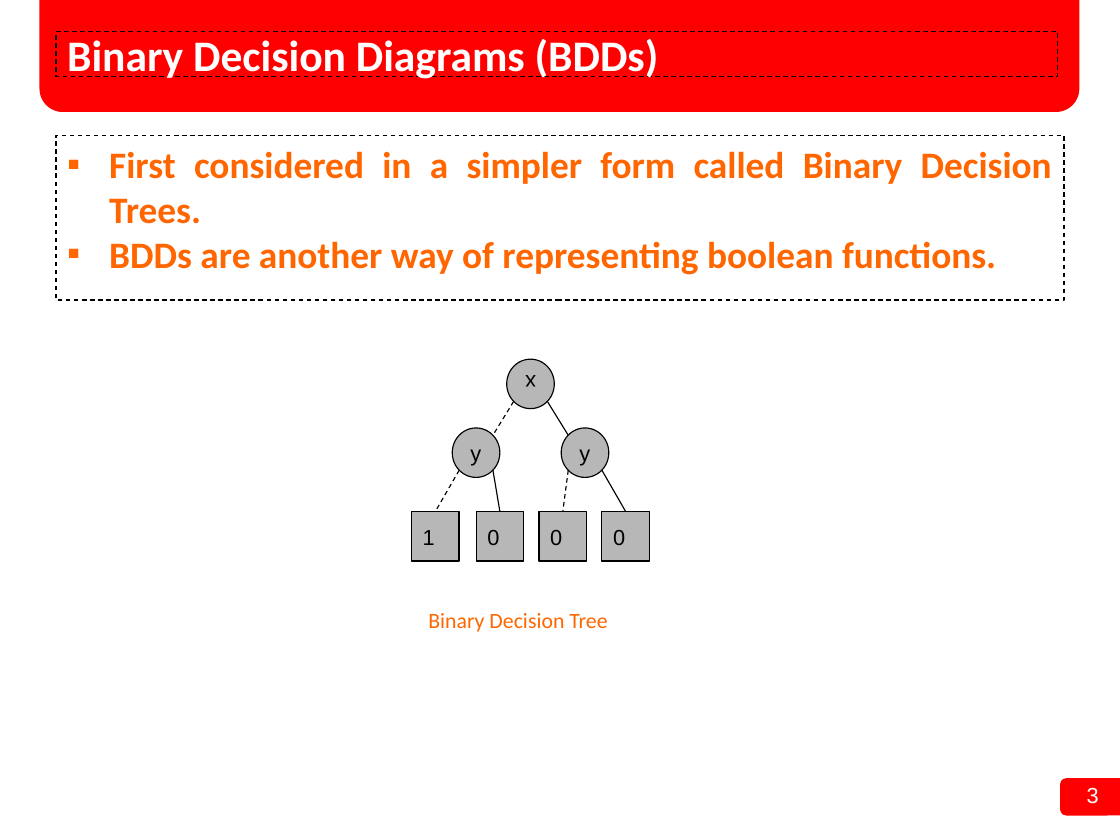
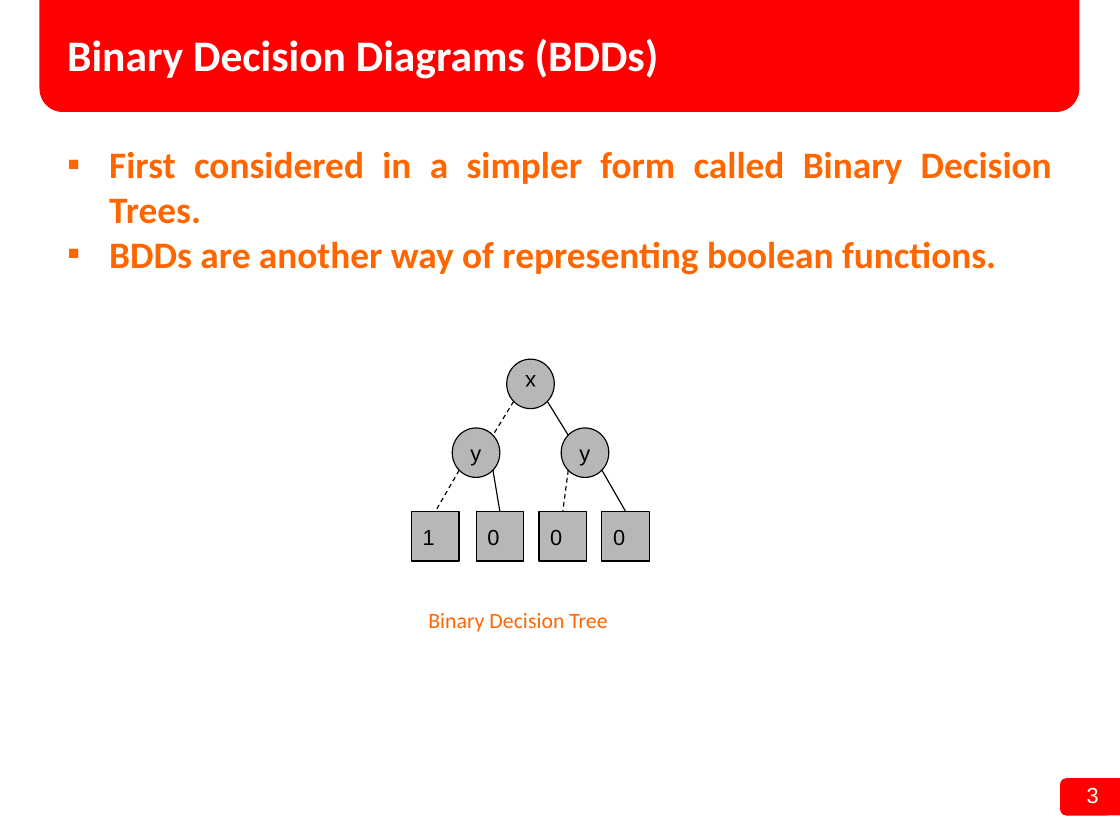
Before and after one commit to viniciuscosta10100/embuscados100milhoes, a slide deck: slide 3 of BDD/Seminário BDD.ppt.pptx. Drawn at 1120x840 pixels with LibreOffice and Linux fonts; fonts in the diff are those of the drawing; background and template pictures are left out. Boxes give left, top, right and bottom in pixels: in the first picture for what was removed or moved away, otherwise in the second. Text is boxed around its words. In the diff, an @@ line names an element or a change of style, - is before the commit and + after.

```diff
--- a/BDD/Seminário BDD.ppt.pptx
+++ b/BDD/Seminário BDD.ppt.pptx
@@ title "Binary Decision Diagrams (BDDs)": place and size @@
-title "Binary Decision Diagrams (BDDs)" at bbox=[56, 31, 1058, 76]
+title "Binary Decision Diagrams (BDDs)" at bbox=[67, 39, 659, 79]
@@ title "Binary Decision Diagrams (BDDs)" at bbox=[67, 39, 659, 79]: outline #000000 0.75 pt dashed to none @@
@@ text "First considered in a simpler ...": place and size @@
-text "First considered in a simpler ..." at bbox=[56, 136, 1064, 300]
+text "First considered in a simpler ..." at bbox=[109, 151, 1052, 275]
@@ text "First considered in a simpler ..." at bbox=[109, 151, 1052, 275]: outline #000000 0.75 pt dashed to none @@
```
Also in this commit, not shown: 1 other slide changed.
